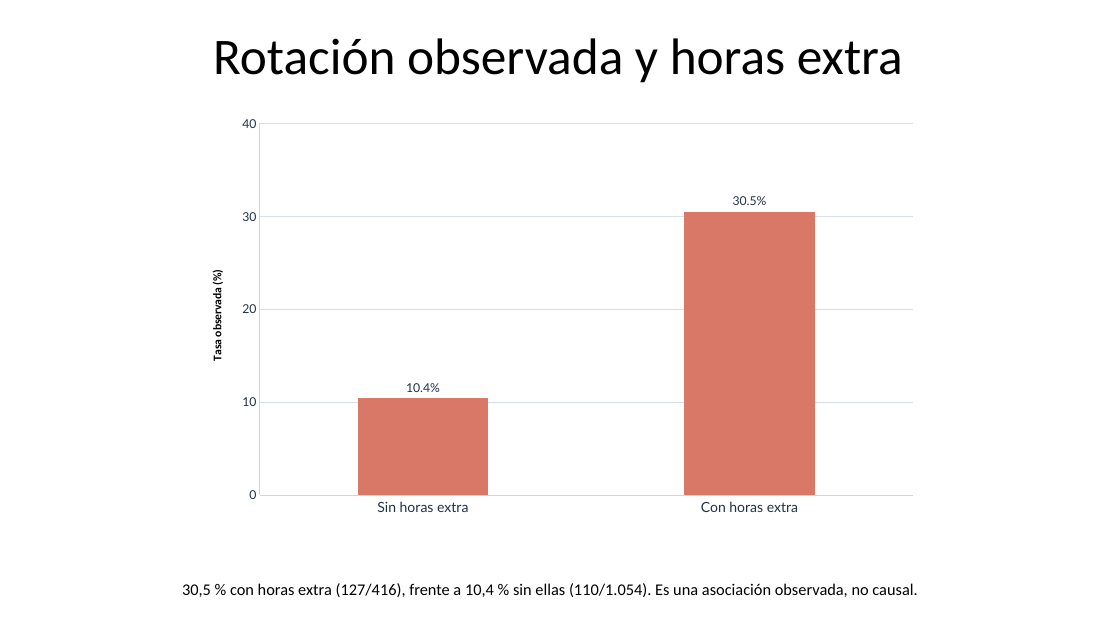
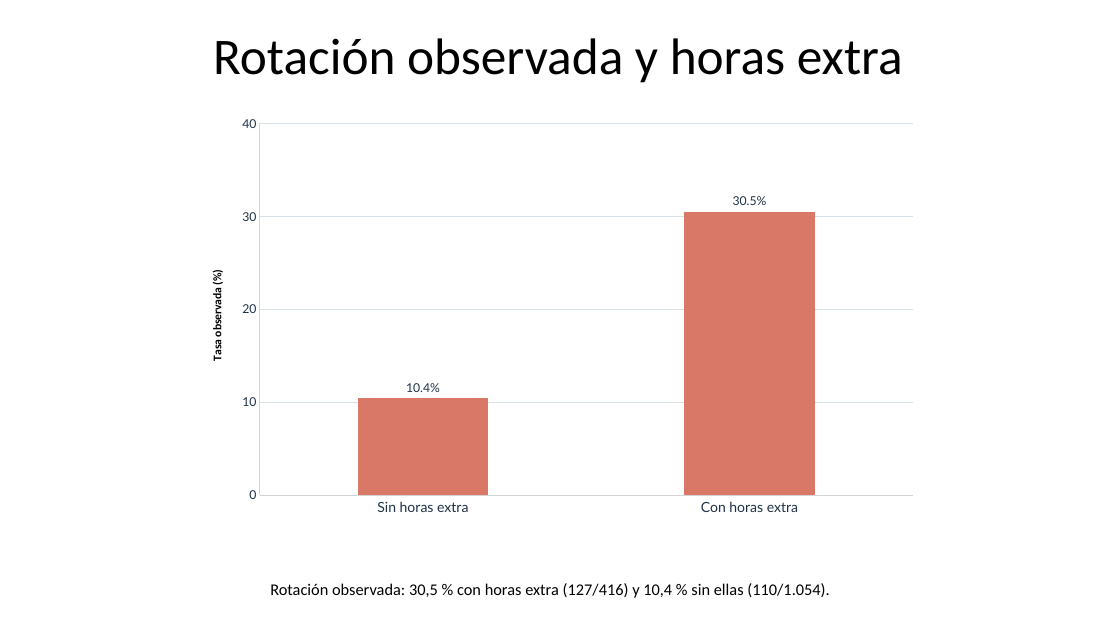
Before and after one commit to gitbeatriz123/Proyecto_Prediccion_Rotacion_Empleados_Beatriz.Velayos, a slide deck: slide 7 of docs/Presentacion_Proyecto_Rotacion.pptx. Drawn at 1120x630 pixels with LibreOffice and Linux fonts; fonts in the diff are those of the drawing. Boxes give left, top, right and bottom in pixels: in the first picture for what was removed or moved away, otherwise in the second. Text is boxed around its words. In the diff, an @@ line names an element or a change of style, - is before the commit and + after.

```diff
--- a/docs/Presentacion_Proyecto_Rotacion.pptx
+++ b/docs/Presentacion_Proyecto_Rotacion.pptx
@@ text at bbox=[270, 583, 829, 598]: text changed @@
-30,5 % con horas extra (127/416), frente a 10,4 % sin ellas (110/1.054). Es una asociación observada, no causal.
+Rotación observada: 30,5 % con horas extra (127/416) y 10,4 % sin ellas (110/1.054).
```
Also in this commit, not shown: 8 other slides changed, 5 other files.
